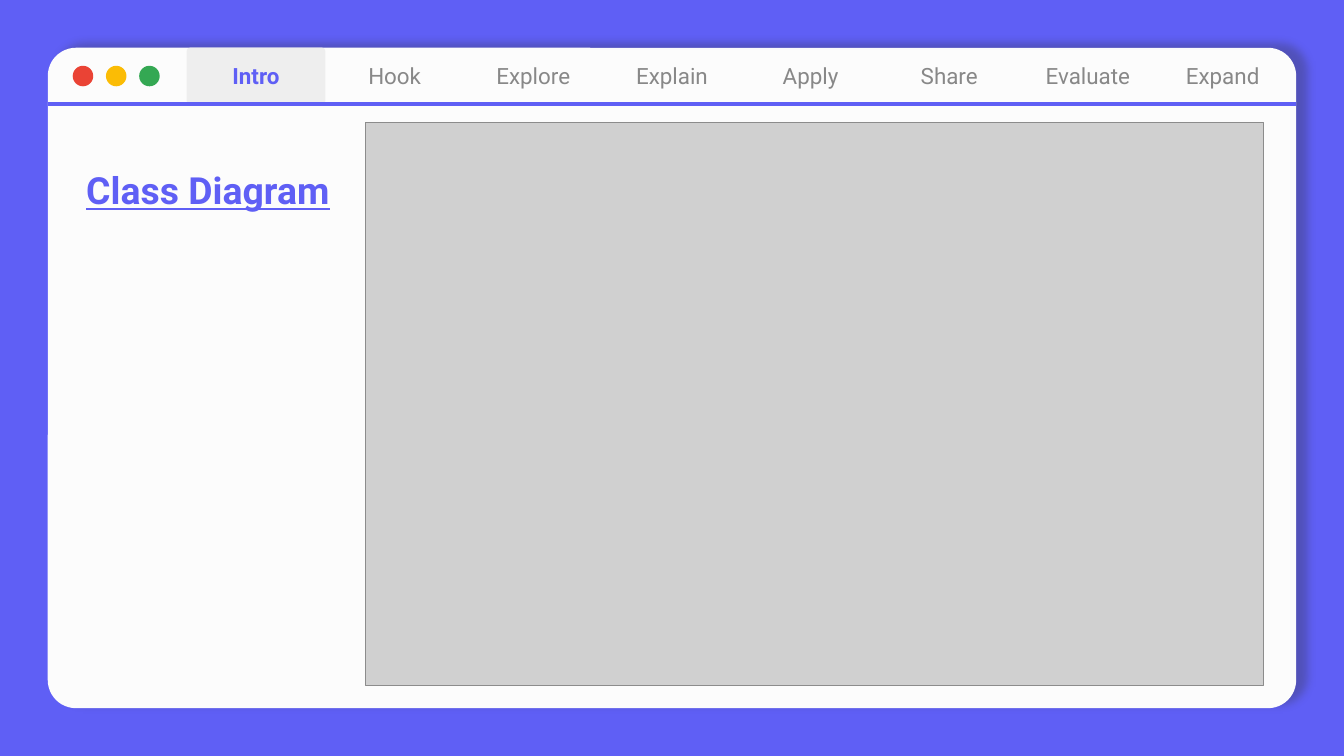
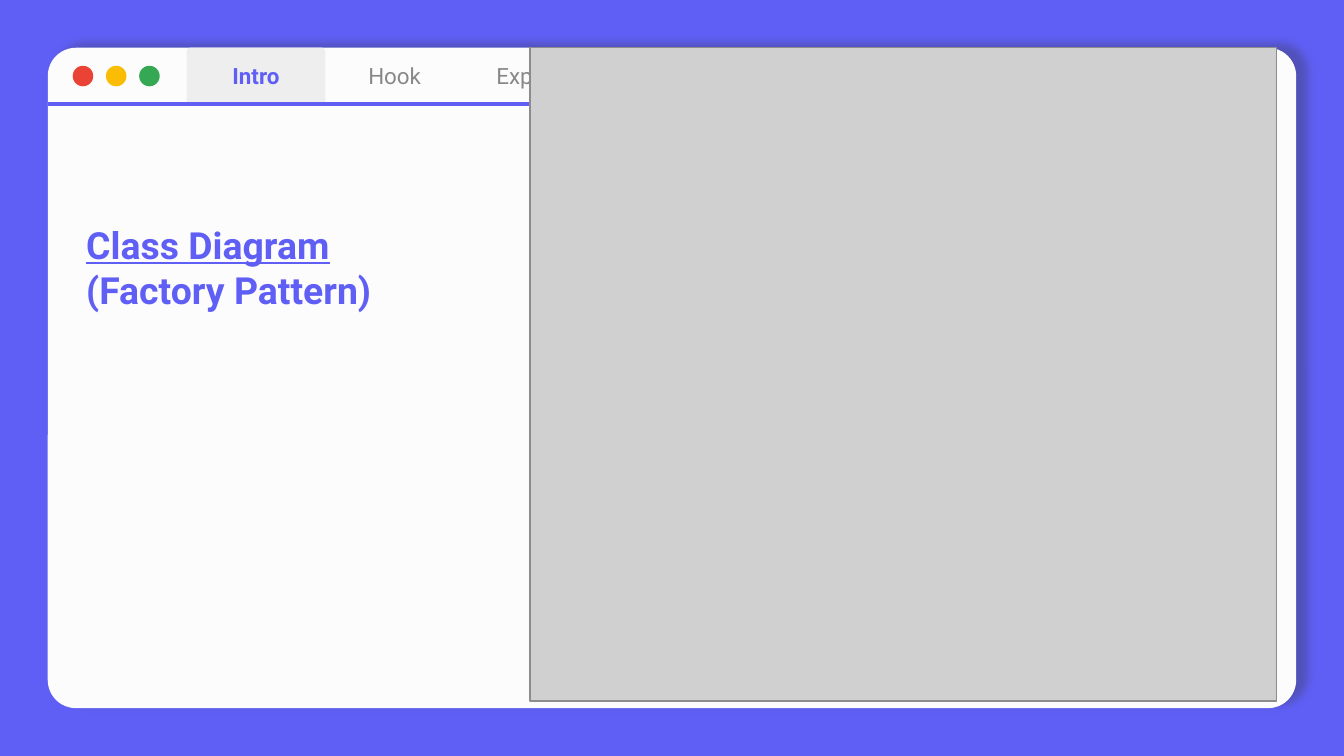
Before and after one commit to nhuhuynh1508/Design-Patterns, a slide deck: slide 9 of Factory Pattern/Factory Pattern.pptx (slide 6 before the commit). Drawn at 1344x756 pixels with LibreOffice and Linux fonts; fonts in the diff are those of the drawing; grey boxes stand for pictures. Boxes give left, top, right and bottom in pixels: in the first picture for what was removed or moved away, otherwise in the second. Text is boxed around its words. In the diff, an @@ line names an element or a change of style, - is before the commit and + after.

Commit message:
update Factory Pattern

```diff
--- a/Factory Pattern/Factory Pattern.pptx
+++ b/Factory Pattern/Factory Pattern.pptx
@@ picture: place and size @@
-picture at <box>366,122,1265,685</box>
+picture at <box>530,48,1277,702</box>
@@ text in rounded rectangle at <box>636,67,708,89</box>: text removed @@
-Explain
@@ text in rounded rectangle at <box>783,67,839,89</box>: text removed @@
-Apply
@@ text in rounded rectangle at <box>921,67,978,84</box>: text removed @@
-Share
@@ text in rounded rectangle at <box>1046,67,1130,84</box>: text removed @@
-Evaluate
@@ text in round rect at <box>1186,67,1259,89</box>: text removed @@
-Expand
@@ line moved from (48, 105) - (1296, 105) to (48, 105) - (1265, 105) @@
@@ subtitle "Class Diagram": place and size @@
-subtitle "Class Diagram" at <box>86,176,329,212</box>
+subtitle "Class Diagram" at <box>86,231,371,312</box>
@@ subtitle at <box>86,275,371,312</box>: paragraph added @@
+(Factory Pattern)
```
Also in this commit, not shown: 5 other slides changed, 3 slides added, 1 other file.
